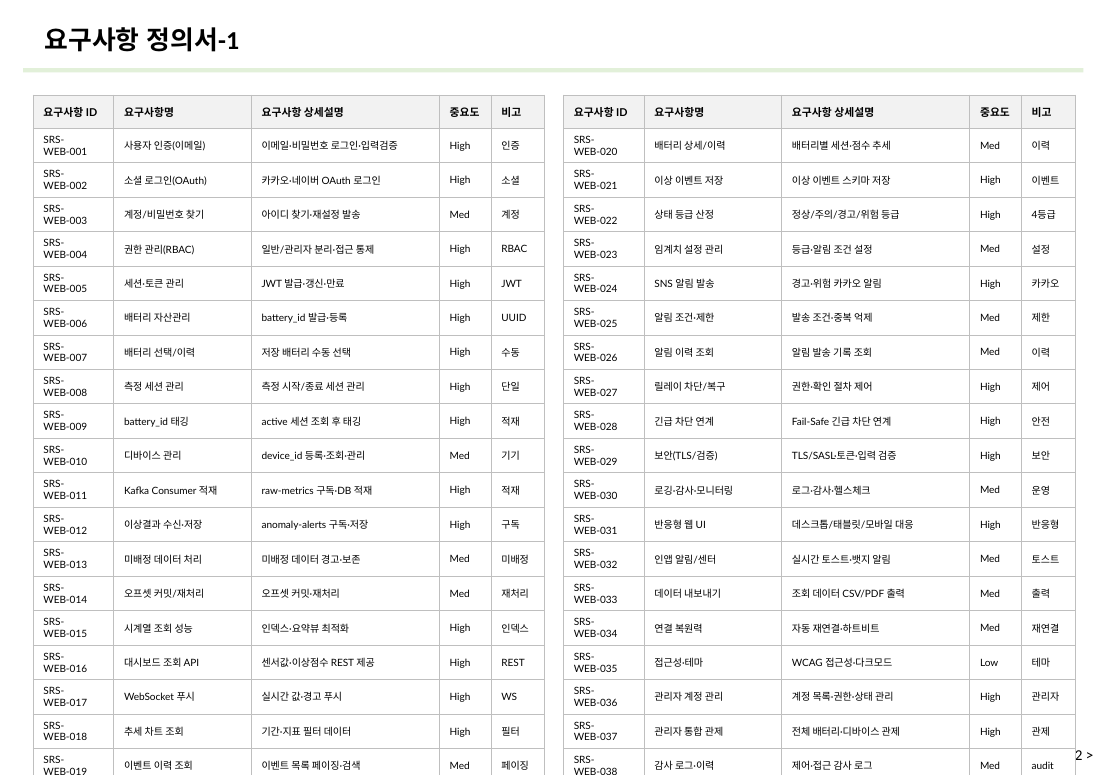
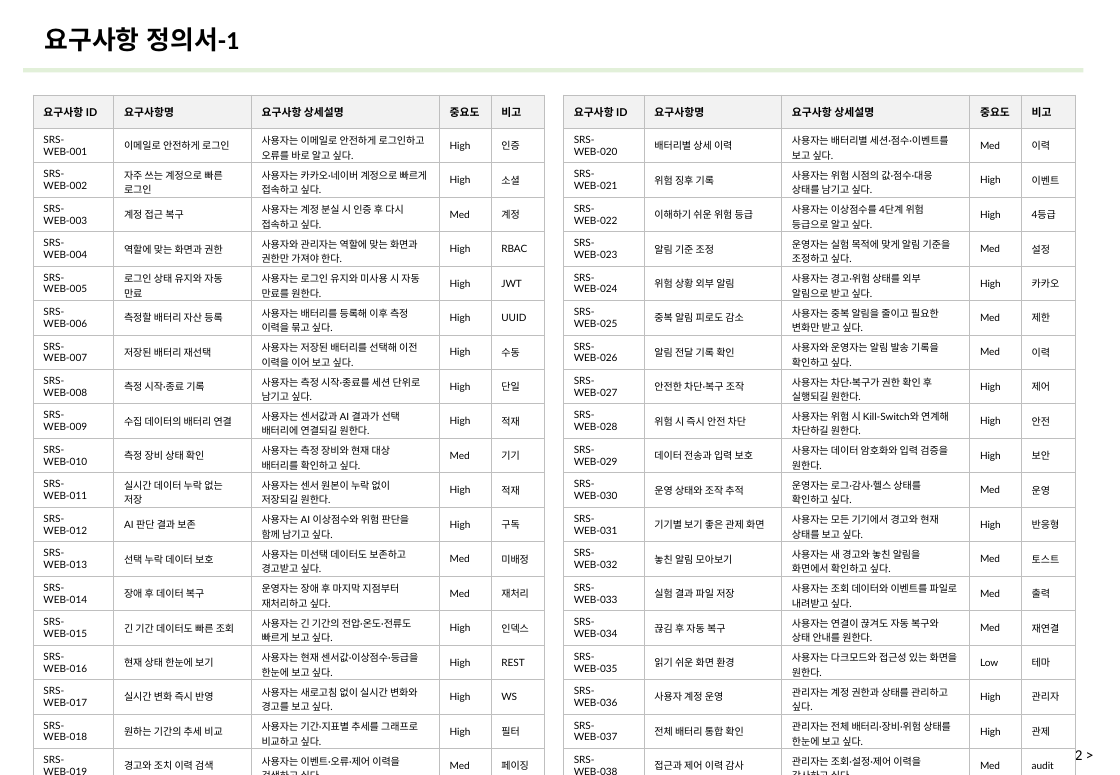
Before and after one commit to ricky30825-creator/BMS, a slide deck: slide 32 of 설계 산출물/설계 산출물_v4_6.29.pptx. Drawn at 1120x775 pixels with LibreOffice and Linux fonts; fonts in the diff are those of the drawing. Boxes give left, top, right and bottom in pixels: in the first picture for what was removed or moved away, otherwise in the second. Text is boxed around its words. In the diff, an @@ line names an element or a change of style, - is before the commit and + after.

```diff
--- a/설계 산출물/설계 산출물_v4_6.29.pptx
+++ b/설계 산출물/설계 산출물_v4_6.29.pptx
@@ table at [33,95,545,774] @@
-row 2, column 2: 사용자 인증(이메일)
+row 2, column 2: 이메일로 안전하게 로그인
-row 2, column 3: 이메일·비밀번호 로그인·입력검증
+row 2, column 3: 사용자는 이메일로 안전하게 로그인하고 오류를 바로 알고 싶다.
-row 3, column 2: 소셜 로그인(OAuth)
+row 3, column 2: 자주 쓰는 계정으로 빠른 로그인
-row 3, column 3: 카카오·네이버 OAuth 로그인
+row 3, column 3: 사용자는 카카오·네이버 계정으로 빠르게 접속하고 싶다.
-row 4, column 2: 계정/비밀번호 찾기
+row 4, column 2: 계정 접근 복구
-row 4, column 3: 아이디 찾기·재설정 발송
+row 4, column 3: 사용자는 계정 분실 시 인증 후 다시 접속하고 싶다.
-row 5, column 2: 권한 관리(RBAC)
+row 5, column 2: 역할에 맞는 화면과 권한
-row 5, column 3: 일반/관리자 분리·접근 통제
+row 5, column 3: 사용자와 관리자는 역할에 맞는 화면과 권한만 가져야 한다.
-row 6, column 2: 세션·토큰 관리
+row 6, column 2: 로그인 상태 유지와 자동 만료
-row 6, column 3: JWT 발급·갱신·만료
+row 6, column 3: 사용자는 로그인 유지와 미사용 시 자동 만료를 원한다.
-row 7, column 2: 배터리 자산관리
+row 7, column 2: 측정할 배터리 자산 등록
-row 7, column 3: battery_id 발급·등록
+row 7, column 3: 사용자는 배터리를 등록해 이후 측정 이력을 묶고 싶다.
-row 8, column 2: 배터리 선택/이력
+row 8, column 2: 저장된 배터리 재선택
-row 8, column 3: 저장 배터리 수동 선택
+row 8, column 3: 사용자는 저장된 배터리를 선택해 이전 이력을 이어 보고 싶다.
-row 9, column 2: 측정 세션 관리
+row 9, column 2: 측정 시작·종료 기록
-row 9, column 3: 측정 시작/종료 세션 관리
+row 9, column 3: 사용자는 측정 시작·종료를 세션 단위로 남기고 싶다.
-row 10, column 2: battery_id 태깅
+row 10, column 2: 수집 데이터의 배터리 연결
-row 10, column 3: active 세션 조회 후 태깅
+row 10, column 3: 사용자는 센서값과 AI 결과가 선택 배터리에 연결되길 원한다.
-row 11, column 2: 디바이스 관리
+row 11, column 2: 측정 장비 상태 확인
-row 11, column 3: device_id 등록·조회·관리
+row 11, column 3: 사용자는 측정 장비와 현재 대상 배터리를 확인하고 싶다.
-row 12, column 2: Kafka Consumer 적재
+row 12, column 2: 실시간 데이터 누락 없는 저장
-row 12, column 3: raw-metrics 구독·DB 적재
+row 12, column 3: 사용자는 센서 원본이 누락 없이 저장되길 원한다.
-row 13, column 2: 이상결과 수신·저장
+row 13, column 2: AI 판단 결과 보존
-row 13, column 3: anomaly-alerts 구독·저장
+row 13, column 3: 사용자는 AI 이상점수와 위험 판단을 함께 남기고 싶다.
-row 14, column 2: 미배정 데이터 처리
+row 14, column 2: 선택 누락 데이터 보호
-row 14, column 3: 미배정 데이터 경고·보존
+row 14, column 3: 사용자는 미선택 데이터도 보존하고 경고받고 싶다.
-row 15, column 2: 오프셋 커밋/재처리
+row 15, column 2: 장애 후 데이터 복구
-row 15, column 3: 오프셋 커밋·재처리
+row 15, column 3: 운영자는 장애 후 마지막 지점부터 재처리하고 싶다.
-row 16, column 2: 시계열 조회 성능
+row 16, column 2: 긴 기간 데이터도 빠른 조회
-row 16, column 3: 인덱스·요약뷰 최적화
+row 16, column 3: 사용자는 긴 기간의 전압·온도·전류도 빠르게 보고 싶다.
-row 17, column 2: 대시보드 조회 API
+row 17, column 2: 현재 상태 한눈에 보기
-row 17, column 3: 센서값·이상점수 REST 제공
+row 17, column 3: 사용자는 현재 센서값·이상점수·등급을 한눈에 보고 싶다.
-row 18, column 2: WebSocket 푸시
+row 18, column 2: 실시간 변화 즉시 반영
-row 18, column 3: 실시간 값·경고 푸시
+row 18, column 3: 사용자는 새로고침 없이 실시간 변화와 경고를 보고 싶다.
-row 19, column 2: 추세 차트 조회
+row 19, column 2: 원하는 기간의 추세 비교
-row 19, column 3: 기간·지표 필터 데이터
+row 19, column 3: 사용자는 기간·지표별 추세를 그래프로 비교하고 싶다.
-row 20, column 2: 이벤트 이력 조회
+row 20, column 2: 경고와 조치 이력 검색
-row 20, column 3: 이벤트 목록 페이징·검색
+row 20, column 3: 사용자는 이벤트·오류·제어 이력을 검색하고 싶다.
@@ table at [564,95,1076,774] @@
-row 2, column 2: 배터리 상세/이력
+row 2, column 2: 배터리별 상세 이력
-row 2, column 3: 배터리별 세션·점수 추세
+row 2, column 3: 사용자는 배터리별 세션·점수·이벤트를 보고 싶다.
-row 3, column 2: 이상 이벤트 저장
+row 3, column 2: 위험 징후 기록
-row 3, column 3: 이상 이벤트 스키마 저장
+row 3, column 3: 사용자는 위험 시점의 값·점수·대응 상태를 남기고 싶다.
-row 4, column 2: 상태 등급 산정
+row 4, column 2: 이해하기 쉬운 위험 등급
-row 4, column 3: 정상/주의/경고/위험 등급
+row 4, column 3: 사용자는 이상점수를 4단계 위험 등급으로 알고 싶다.
-row 5, column 2: 임계치 설정 관리
+row 5, column 2: 알림 기준 조정
-row 5, column 3: 등급·알림 조건 설정
+row 5, column 3: 운영자는 실험 목적에 맞게 알림 기준을 조정하고 싶다.
-row 6, column 2: SNS 알림 발송
+row 6, column 2: 위험 상황 외부 알림
-row 6, column 3: 경고·위험 카카오 알림
+row 6, column 3: 사용자는 경고·위험 상태를 외부 알림으로 받고 싶다.
-row 7, column 2: 알림 조건·제한
+row 7, column 2: 중복 알림 피로도 감소
-row 7, column 3: 발송 조건·중복 억제
+row 7, column 3: 사용자는 중복 알림을 줄이고 필요한 변화만 받고 싶다.
-row 8, column 2: 알림 이력 조회
+row 8, column 2: 알림 전달 기록 확인
-row 8, column 3: 알림 발송 기록 조회
+row 8, column 3: 사용자와 운영자는 알림 발송 기록을 확인하고 싶다.
-row 9, column 2: 릴레이 차단/복구
+row 9, column 2: 안전한 차단·복구 조작
-row 9, column 3: 권한·확인 절차 제어
+row 9, column 3: 사용자는 차단·복구가 권한 확인 후 실행되길 원한다.
-row 10, column 2: 긴급 차단 연계
+row 10, column 2: 위험 시 즉시 안전 차단
-row 10, column 3: Fail-Safe 긴급 차단 연계
+row 10, column 3: 사용자는 위험 시 Kill-Switch와 연계해 차단하길 원한다.
-row 11, column 2: 보안(TLS/검증)
+row 11, column 2: 데이터 전송과 입력 보호
-row 11, column 3: TLS/SASL·토큰·입력 검증
+row 11, column 3: 사용자는 데이터 암호화와 입력 검증을 원한다.
-row 12, column 2: 로깅·감사·모니터링
+row 12, column 2: 운영 상태와 조작 추적
-row 12, column 3: 로그·감사·헬스체크
+row 12, column 3: 운영자는 로그·감사·헬스 상태를 확인하고 싶다.
-row 13, column 2: 반응형 웹 UI
+row 13, column 2: 기기별 보기 좋은 관제 화면
-row 13, column 3: 데스크톱/태블릿/모바일 대응
+row 13, column 3: 사용자는 모든 기기에서 경고와 현재 상태를 보고 싶다.
-row 14, column 2: 인앱 알림/센터
+row 14, column 2: 놓친 알림 모아보기
-row 14, column 3: 실시간 토스트·뱃지 알림
+row 14, column 3: 사용자는 새 경고와 놓친 알림을 화면에서 확인하고 싶다.
-row 15, column 2: 데이터 내보내기
+row 15, column 2: 실험 결과 파일 저장
-row 15, column 3: 조회 데이터 CSV/PDF 출력
+row 15, column 3: 사용자는 조회 데이터와 이벤트를 파일로 내려받고 싶다.
-row 16, column 2: 연결 복원력
+row 16, column 2: 끊김 후 자동 복구
-row 16, column 3: 자동 재연결·하트비트
+row 16, column 3: 사용자는 연결이 끊겨도 자동 복구와 상태 안내를 원한다.
-row 17, column 2: 접근성·테마
+row 17, column 2: 읽기 쉬운 화면 환경
-row 17, column 3: WCAG 접근성·다크모드
+row 17, column 3: 사용자는 다크모드와 접근성 있는 화면을 원한다.
-row 18, column 2: 관리자 계정 관리
+row 18, column 2: 사용자 계정 운영
-row 18, column 3: 계정 목록·권한·상태 관리
+row 18, column 3: 관리자는 계정 권한과 상태를 관리하고 싶다.
-row 19, column 2: 관리자 통합 관제
+row 19, column 2: 전체 배터리 통합 확인
-row 19, column 3: 전체 배터리·디바이스 관제
+row 19, column 3: 관리자는 전체 배터리·장비·위험 상태를 한눈에 보고 싶다.
-row 20, column 2: 감사 로그·이력
+row 20, column 2: 접근과 제어 이력 감사
-row 20, column 3: 제어·접근 감사 로그
+row 20, column 3: 관리자는 조회·설정·제어 이력을 감사하고 싶다.
```
Also in this commit, not shown: 1 other slide changed, 1 other file.
